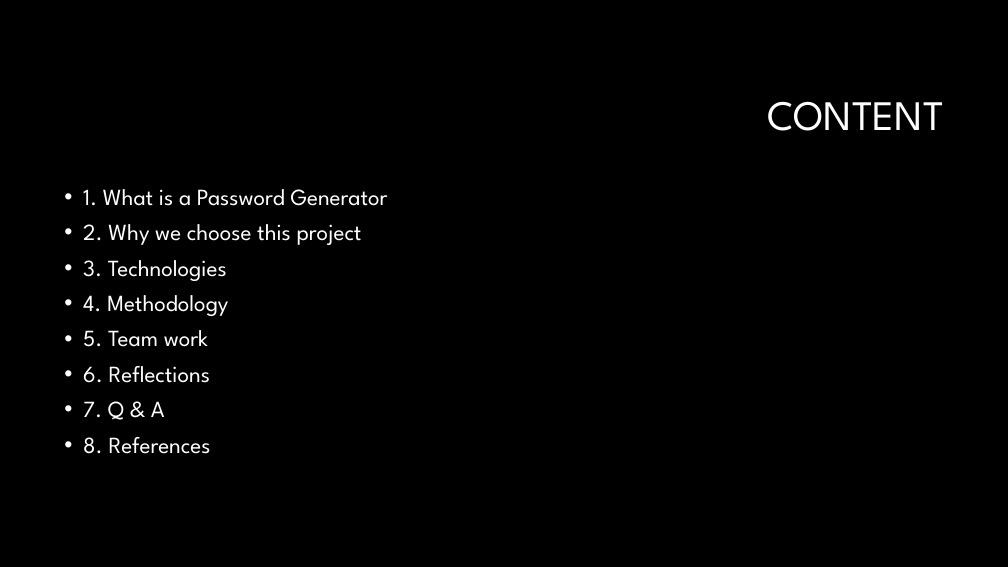
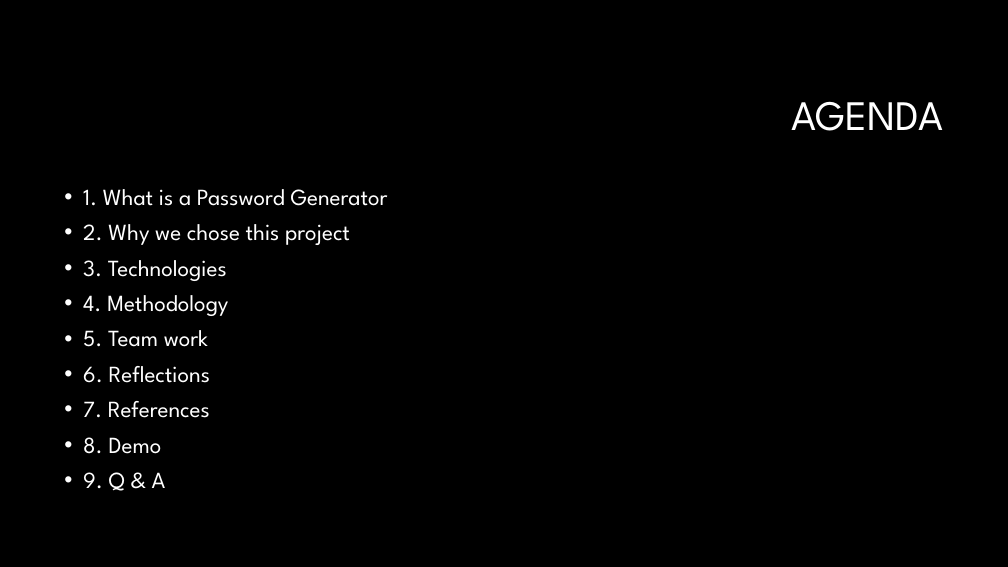
Before and after one commit to Steven-lei/Password-Generator, a slide deck: slide 2 of document/Presentation Password Generator.pptx. Drawn at 1008x567 pixels with LibreOffice and Linux fonts; fonts in the diff are those of the drawing; background and template pictures are left out. Boxes give left, top, right and bottom in pixels: in the first picture for what was removed or moved away, otherwise in the second. Text is boxed around its words. In the diff, an @@ line names an element or a change of style, - is before the commit and + after.

```diff
--- a/document/Presentation Password Generator.pptx
+++ b/document/Presentation Password Generator.pptx
@@ title at (x1=791, y1=101, x2=944, y2=131): text changed @@
-CONTENT
+AGENDA
@@ text at (x1=83, y1=224, x2=350, y2=245): text changed @@
-• 2. Why we choose this project
+• 2. Why we chose this project
@@ text at (x1=83, y1=401, x2=210, y2=491): text changed @@
-• 7. Q & A
-• 8. References
+• 7. References
+• 8. Demo
+• 9. Q & A
```
Also in this commit, not shown: 7 other slides changed, 1 slide added, 1 other file.
